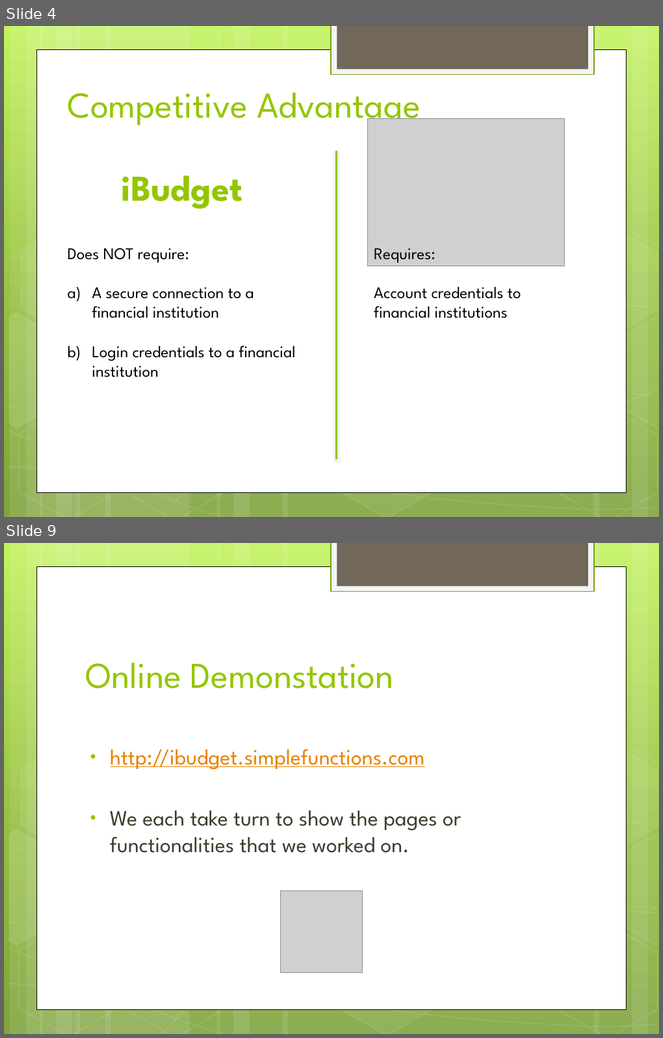
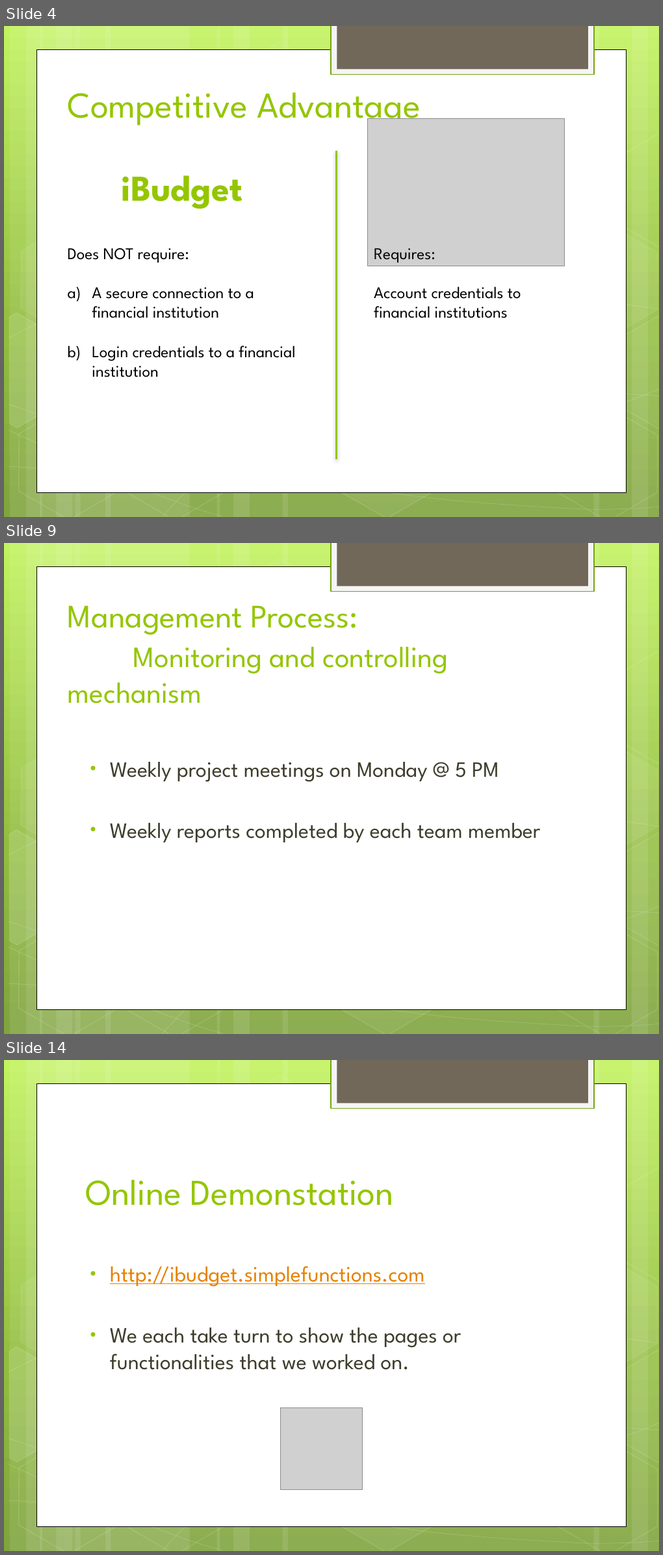
Before and after one commit to hiyenwong/cs679-b1-class-project, a slide deck: deliverables/final/Final Presentation.pptx. Shown one above the other, each under a label of ours: slides 4 and 9 before the commit, slides 4, 9 and 14 after it; the slides between them are not shown. The pictures are 663x1038 and 663x1555 pixels, drawn with LibreOffice and Linux fonts; fonts in the diff are those of the drawing; grey boxes stand for pictures. Boxes give left, top, right and bottom in pixels: in the first picture for what was removed or moved away, otherwise in the second. Text is boxed around its words. In the diff, an @@ line names an element or a change of style, - is before the commit and + after.

```diff
--- a/deliverables/final/Final Presentation.pptx
+++ b/deliverables/final/Final Presentation.pptx
@@ slide 9 added at [4,543,659,1034], background gradient #C3F35F to #93BF3F to #81A53E; not listed: 31 template elements that a slide beside it also shows @@
@@ title added at [68,605,448,704], 32.4 pt, text #94C600 @@
+Management Process:
+Monitoring and controlling mechanism
@@ text added at [110,762,540,843], 24 pt, text #3E3D2D @@
+• Weekly project meetings on Monday @ 5 PM
+• Weekly reports completed by each team member
@@ what was slide 9 is now slide 14 @@
```
Also in this commit, not shown: 1 slide changed, 6 other slides added, 2 slides removed.
